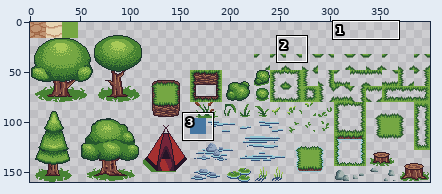
Sprite sheet, stored at assets/maps/forest.png. The picture above shows the old version from afar; the outline marks the close-up.
Close-up. As it was:
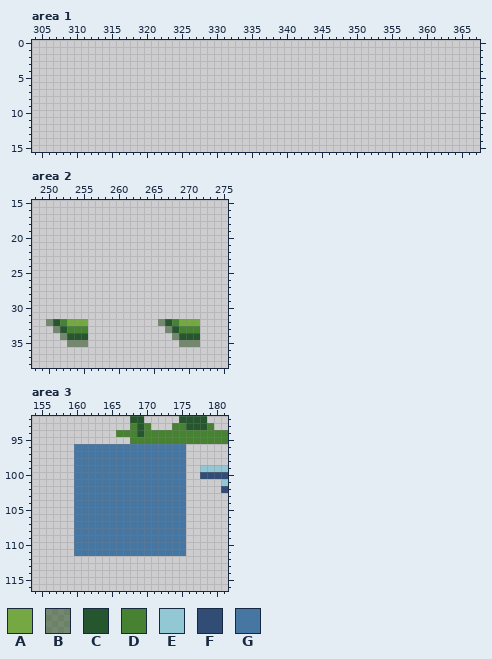
The file is 400x160 pixels. Pixels under 10% opacity are left out. Colours within 5 levels of each other are drawn and written as one. Shown: area 1: x 304..367, y 0..15; area 2: x 248..275, y 15..38; area 3: x 154..181, y 92..116. The commit also changed other parts of the picture, which this record leaves out.
Palette (. is transparent): A #75a743  B #19430b7f  C #25562e  D #468232  E #92c7d4  F #314c75  G #4677a3
Pixels before, area 2, first column x 250:
32 BCDAAA..........BCDAAA
33 .BCDDD...........BCDDD
34 ..BCCC............BCCC
35 ...BBB.............BBB
Pixels before, area 3, first column x 160:
 92 ........CC.....CCCC...
 93 ........DCD...DDCCCD..
 94 ......DDDCDDDDDDDDDDDD
 95 ........DDDDDDDDDDDDDD
 96 GGGGGGGGGGGGGGGG......
 97 GGGGGGGGGGGGGGGG......
 98 GGGGGGGGGGGGGGGG......
 99 GGGGGGGGGGGGGGGG..EEEE
100 GGGGGGGGGGGGGGGG..FFFF
101 GGGGGGGGGGGGGGGG.....E
102 GGGGGGGGGGGGGGGG.....F
103 GGGGGGGGGGGGGGGG......
104 GGGGGGGGGGGGGGGG......
105 GGGGGGGGGGGGGGGG......
106 GGGGGGGGGGGGGGGG......
107 GGGGGGGGGGGGGGGG......
108 GGGGGGGGGGGGGGGG......
109 GGGGGGGGGGGGGGGG......
110 GGGGGGGGGGGGGGGG......
111 GGGGGGGGGGGGGGGG......
The same view after the edit:
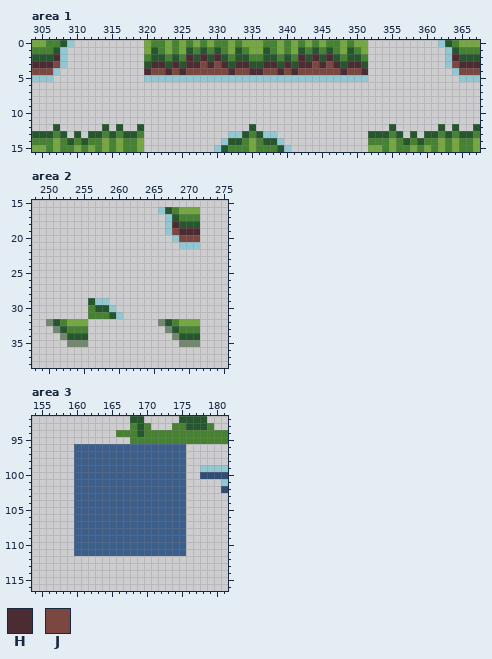
Colours new in this view: H #4d2b32  J #7a4841
From old to new:
colour G: #4677a3 -> #3c5e8b
Area 1:
y 0: x 304..309 ...... -> AADDCE; x 320..351 ................................ -> ADDADADADADDADAAADDADADADADDADAA; x 362..367 ...... -> ECDAAA
y 1: x 304..308 ..... -> DDDCE; x 320..351 ................................ -> ACDADACDCDCDACDAACDADACDCDCDACDA; x 363..367 ..... -> ECDDD
y 2: x 304..308 ..... -> CCCHE; x 320..351 ................................ -> DCCDCDHCHCHCDCCDDCCDCDHCHCHCDCCD; x 363..367 ..... -> EHCCC
y 3: x 304..308 ..... -> HHHJE; x 320..351 ................................ -> CHHCHCHHJHJHCHHCCHHCHCHHJHJHCHHC; x 363..367 ..... -> EJHHH
y 4: x 304..307 .... -> JJJE; x 320..351 ................................ -> HJJHJHJJJJJJHJJHHJJHJHJJJJJJHJJH; x 364..367 .... -> EJJJ
y 5: x 304..306 ... -> EEE; x 320..351 ................................ -> EEEEEEEEEEEEEEEEEEEEEEEEEEEEEEEE; x 365..367 ... -> EEE
y 12: x 307 . -> C; x 314 . -> C; x 316 . -> C; x 319 . -> C; x 335 . -> C; x 355 . -> C; x 362 . -> C; x 364 . -> C; x 367 . -> C
y 13: x 304..308 ..... -> CCCDC; x 310 . -> C; x 312..319 ........ -> CCDCDCCD; x 332..338 ....... -> EECDCEE; x 352..356 ..... -> CCCDC; x 358 . -> C; x 360..367 ........ -> CCDCDCCD
y 14: x 304..319 ................ -> DDDADCDCDDADADDA; x 331..339 ......... -> ECCDADCCE; x 352..367 ................ -> DDDADCDCDDADADDA
y 15: x 304..319 ................ -> AADADDADADADADDA; x 330..340 ........... -> ECDDDADDDCE; x 352..367 ................ -> AADADDADADADADDA
Area 2:
y 16: x 266..271 ...... -> ECDAAA
y 17: x 267..271 ..... -> ECDDD
y 18: x 267..271 ..... -> EHCCC
y 19: x 267..271 ..... -> EJHHH
y 20: x 268..271 .... -> EJJJ
y 21: x 269..271 ... -> EEE
y 29: x 256..258 ... -> CEE
y 30: x 256..259 .... -> DCCE
y 31: x 256..260 ..... -> DDDCE
